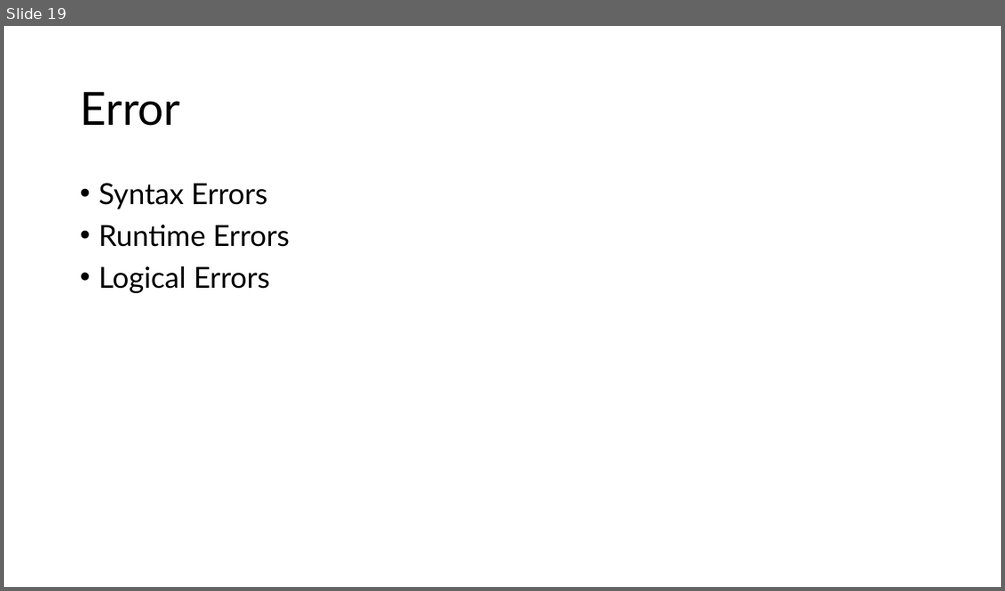
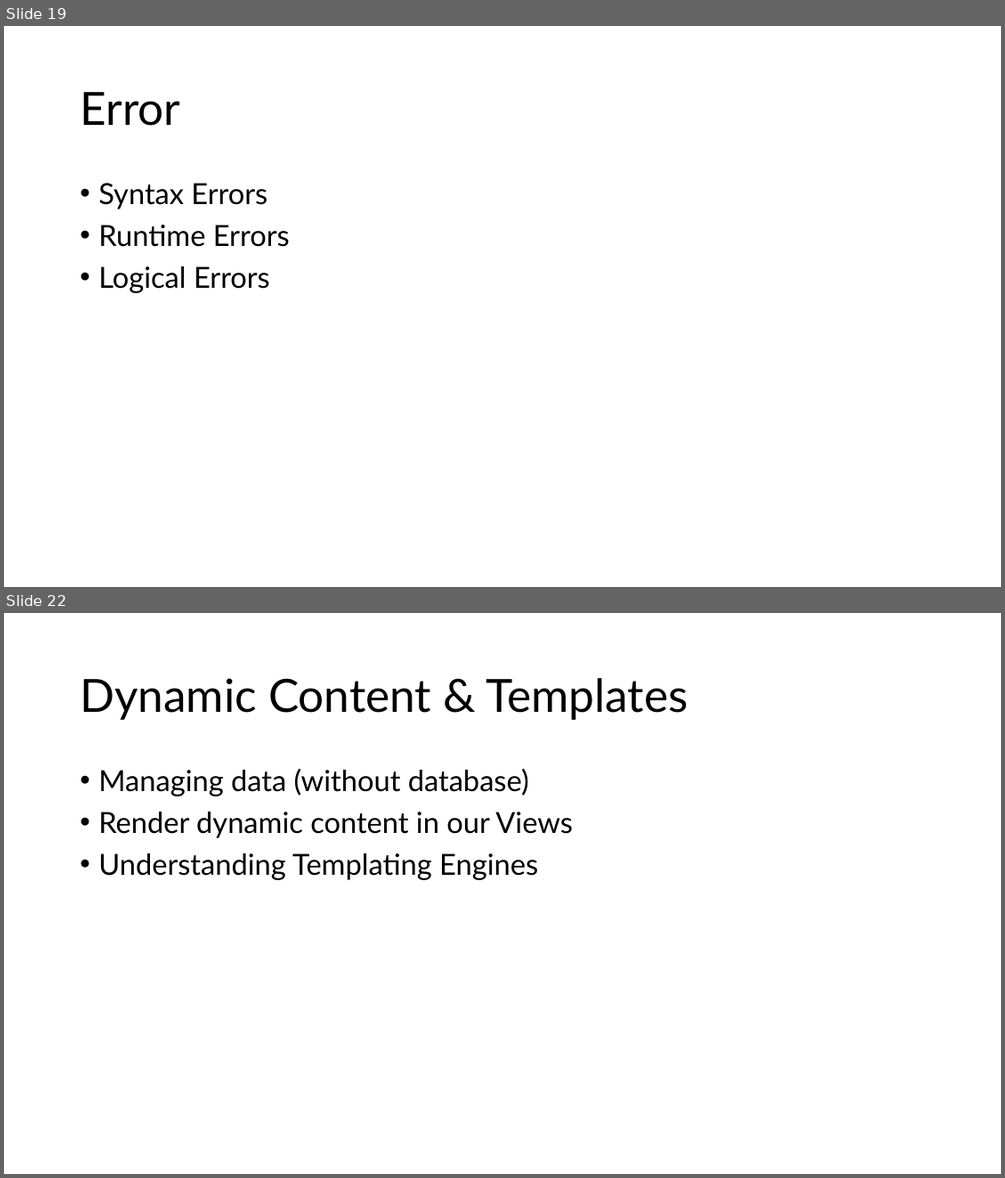
Before and after one commit to PiyushChaturvedii/Batch06, a slide deck: Node/node.pptx. Shown one above the other, each under a label of ours: slide 19 before the commit, slides 19 and 22 after it; the slides between them are not shown. The pictures are 1005x591 and 1005x1178 pixels, drawn with LibreOffice and Linux fonts; fonts in the diff are those of the drawing. Boxes give left, top, right and bottom in pixels: in the first picture for what was removed or moved away, otherwise in the second. Text is boxed around its words. In the diff, an @@ line names an element or a change of style, - is before the commit and + after.

```diff
--- a/Node/node.pptx
+++ b/Node/node.pptx
@@ slide 22 added at (x1=4, y1=613, x2=1001, y2=1174), background #FFFFFF @@
@@ title added at (x1=80, y1=678, x2=688, y2=720), 44 pt, text #000000 @@
+Dynamic Content & Templates
@@ text added at (x1=98, y1=769, x2=573, y2=880), 28 pt, text #000000 @@
+• Managing data (without database)
+• Render dynamic content in our Views
+• Understanding Templating Engines
```
Also in this commit, not shown: 2 slides changed, 4 other slides added, 30 other files.
